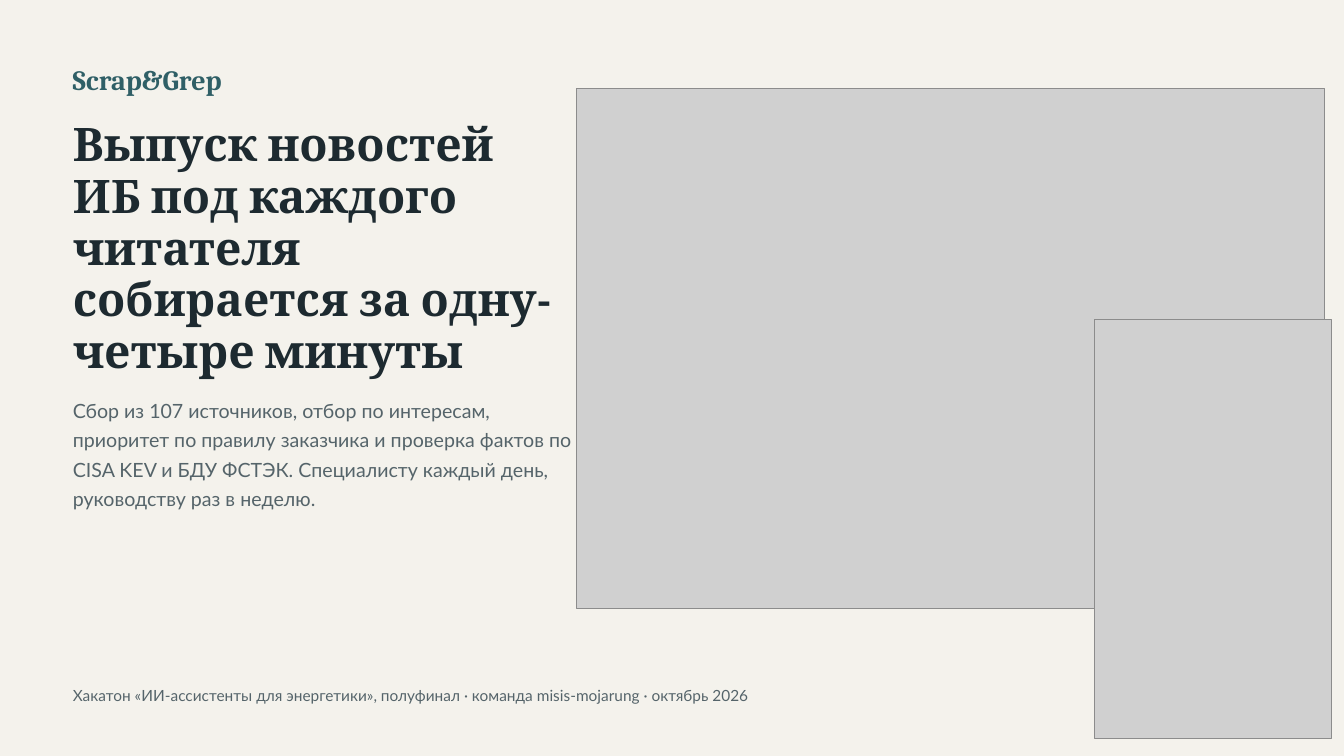
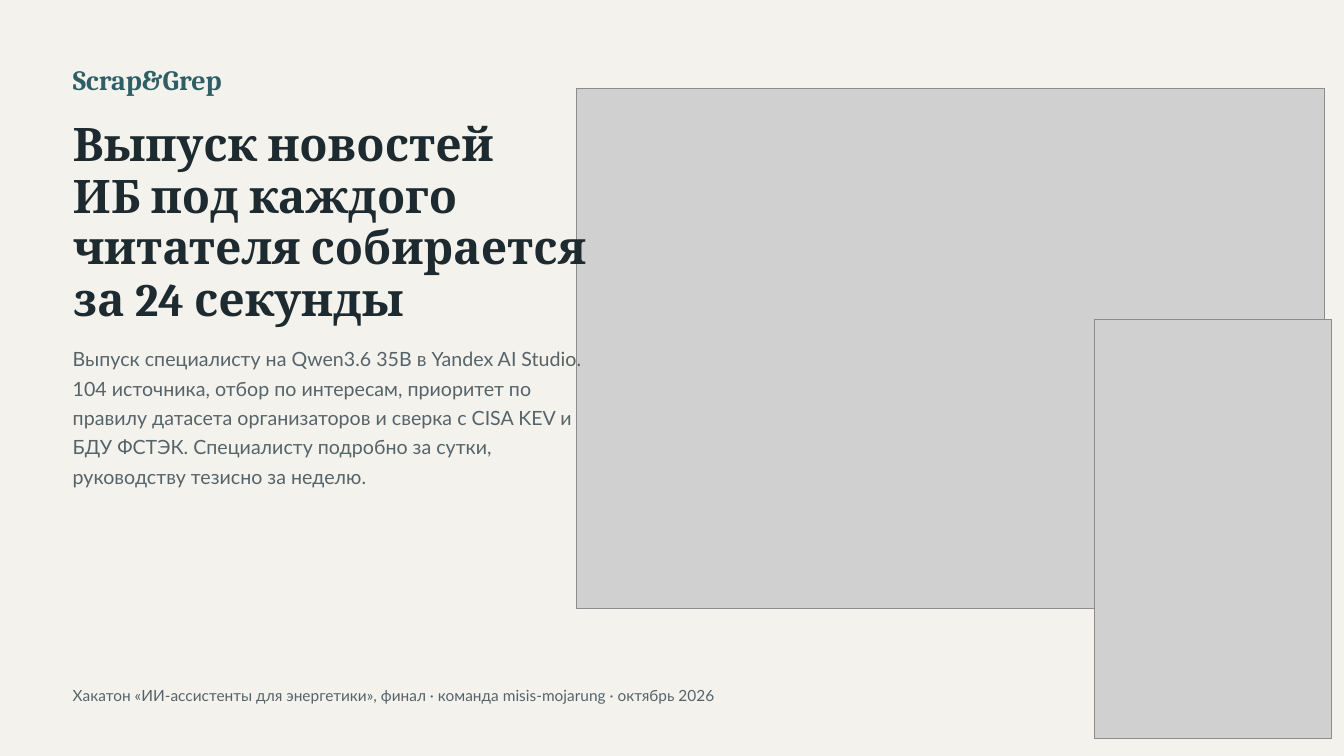
Before and after one commit to verikirill/scrap-and-grep, a slide deck: slide 1 of docs/presentation/scrapgrep.pptx. Drawn at 1344x756 pixels with LibreOffice and Linux fonts; fonts in the diff are those of the drawing; grey boxes stand for pictures. Boxes give left, top, right and bottom in pixels: in the first picture for what was removed or moved away, otherwise in the second. Text is boxed around its words. In the diff, an @@ line names an element or a change of style, - is before the commit and + after.

```diff
--- a/docs/presentation/scrapgrep.pptx
+++ b/docs/presentation/scrapgrep.pptx
@@ text at [73, 125, 586, 327]: text changed @@
-Выпуск новостей
-ИБ под каждого
-читателя
-собирается за одну-
-четыре минуты
+Выпуск новостей
+ИБ под каждого
+читателя собирается
+за 24 секунды
@@ text at [73, 349, 581, 488]: text changed @@
-Сбор из 107 источников, отбор по интересам, приоритет по правилу заказчика и проверка фактов по CISA KEV и БДУ ФСТЭК. Специалисту каждый день, руководству раз в неделю.
+Выпуск специалисту на Qwen3.6 35B в Yandex AI Studio. 104 источника, отбор по интересам, приоритет по правилу датасета организаторов и сверка с CISA KEV и БДУ ФСТЭК. Специалисту подробно за сутки, руководству тезисно за неделю.
@@ text at [73, 690, 714, 704]: text changed @@
-Хакатон «ИИ-ассистенты для энергетики», полуфинал · команда misis-mojarung · октябрь 2026
+Хакатон «ИИ-ассистенты для энергетики», финал · команда misis-mojarung · октябрь 2026
```
Also in this commit, not shown: 17 other slides changed, 6 slides added, 4 slides removed, 1 other file.
